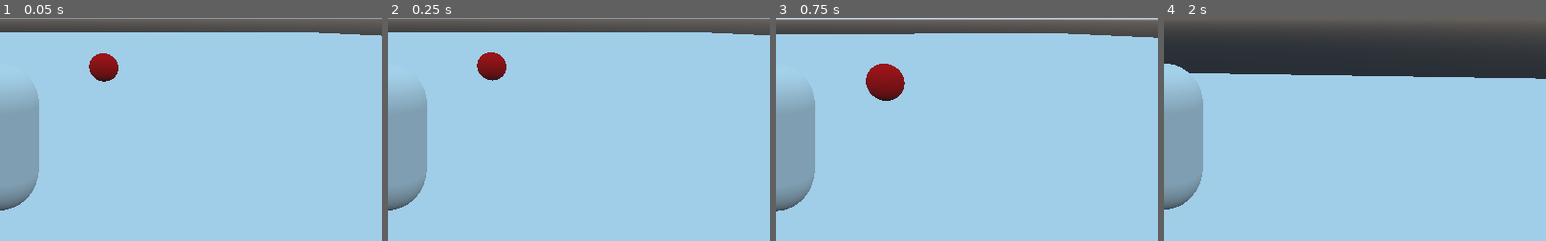
Above: before the commit, frames 1-4 (left to right).
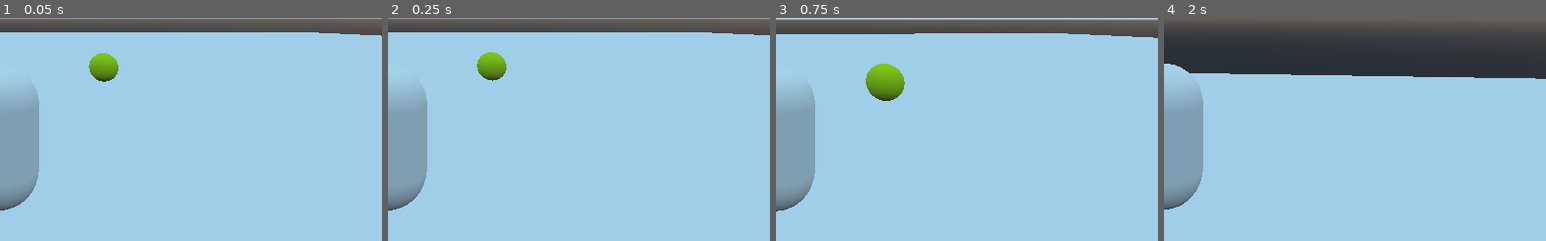
Above: after the commit, the same moments.

Repository: maf1an/RocnikovyProjekt
Game: Godot game, scene res://scenes/world/World.tscn
The game is run twice, just before and just after one commit, with the same random seed, the same clock (stepped at 60 frames per second) and the same inputs. The project has no main scene, so this scene is started directly.
Inputs (mouse positions are % of the whole screen's width and height, from its top left):
- Up to frame 1 (0.05 s): no input
- Up to frame 2 (0.25 s): no input
- Up to frame 3 (0.75 s): tap Enter at 0.5 s; move the mouse to (55, 50) at 0.52 s; hold W (forward) from 0.53 s (still down); hold Shift (sprint) from 0.53 s (still down)
- Up to frame 4 (2 s): keep holding W (forward); tap Space (jump) at 0.77, 1.52 s; move the mouse to (45, 50) at 1.27 s; release Shift (sprint) at 1.28 s; tap Shift (sprint) at 1.35 s
The pictures show only the part of the screen within x 50-100%, y 50-100%; the shares and areas given below are measured in that part.

The runs differ from the first frame. In frame 1, 0.8% of the frame differs, in the area x 23-31%, y 15-29%; in frame 2, 0.8%; in frame 3, 1.3%, in the area x 23-34%, y 20-38%; in frame 4, nothing differs.

Commit message:
1. Zmeny vo windowsey

Diff:
--- a/fps/scenes/world/Body.tscn
+++ b/fps/scenes/world/Body.tscn
@@ -3,7 +3,7 @@
 [sub_resource type="SphereMesh" id=1]
 
 [sub_resource type="SpatialMaterial" id=3]
-albedo_color = Color( 0.941176, 0.0392157, 0.0392157, 1 )
+albedo_color = Color( 0.764706, 0.941176, 0.0392157, 1 )
 
 [sub_resource type="SphereShape" id=2]
 
